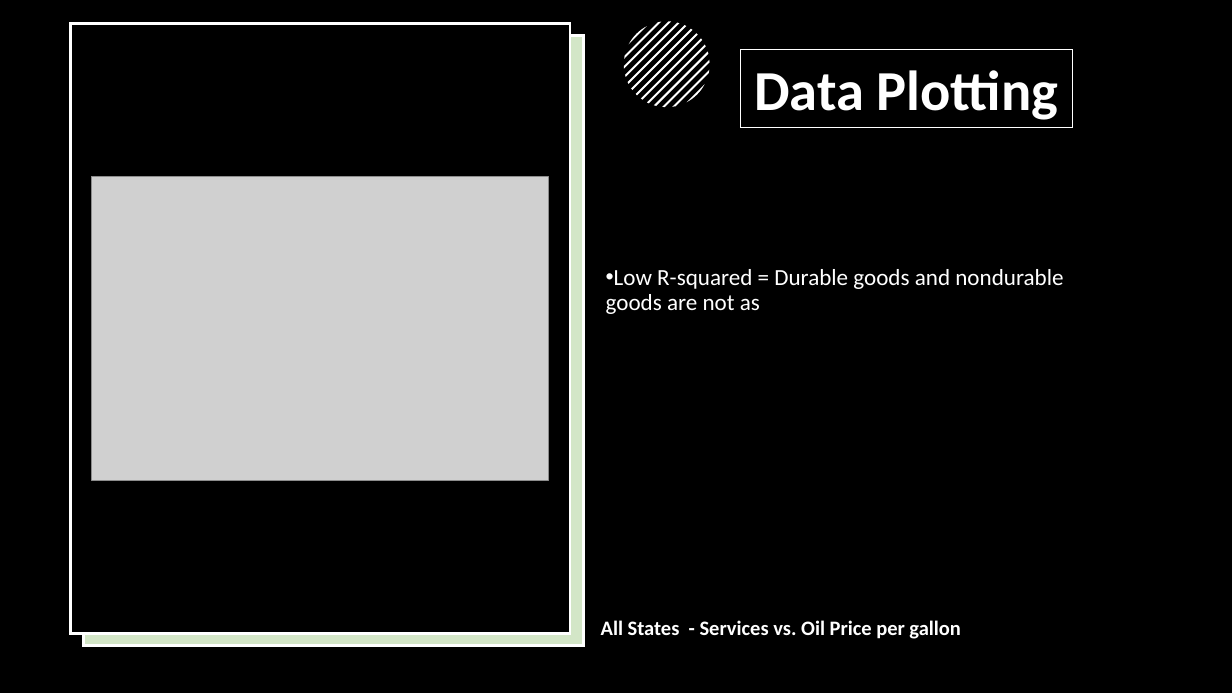
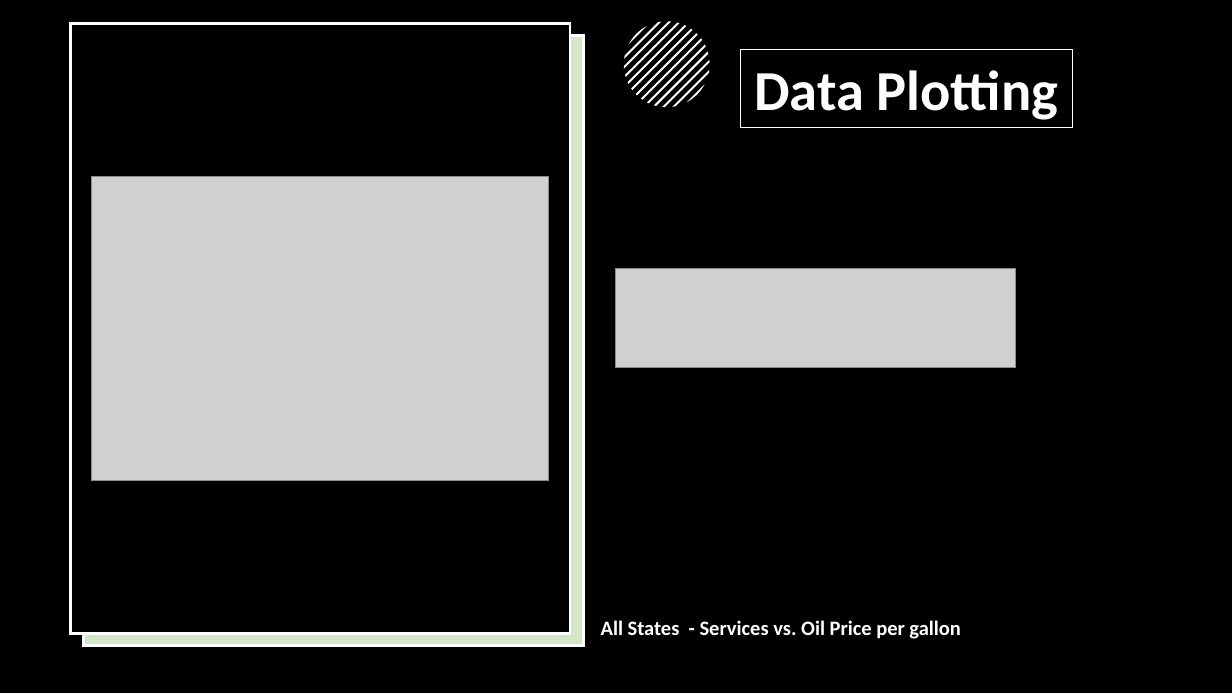
Before and after one commit to jrulloa/project-one, a slide deck: slide 9 of Is gasoline price a good indicator of Consumer Spending.pptx. Drawn at 1232x693 pixels with LibreOffice and Linux fonts; fonts in the diff are those of the drawing; grey boxes stand for pictures. Boxes give left, top, right and bottom in pixels: in the first picture for what was removed or moved away, otherwise in the second. Text is boxed around its words. In the diff, an @@ line names an element or a change of style, - is before the commit and + after.

```diff
--- a/Is gasoline price a good indicator of Consumer Spending.pptx
+++ b/Is gasoline price a good indicator of Consumer Spending.pptx
@@ text removed at box(606, 269, 1063, 314) @@
-• Low R-squared = Durable goods and nondurable goods are not as
@@ picture added at box(616, 268, 1016, 367) @@
```
Also in this commit, not shown: 10 other slides changed.
